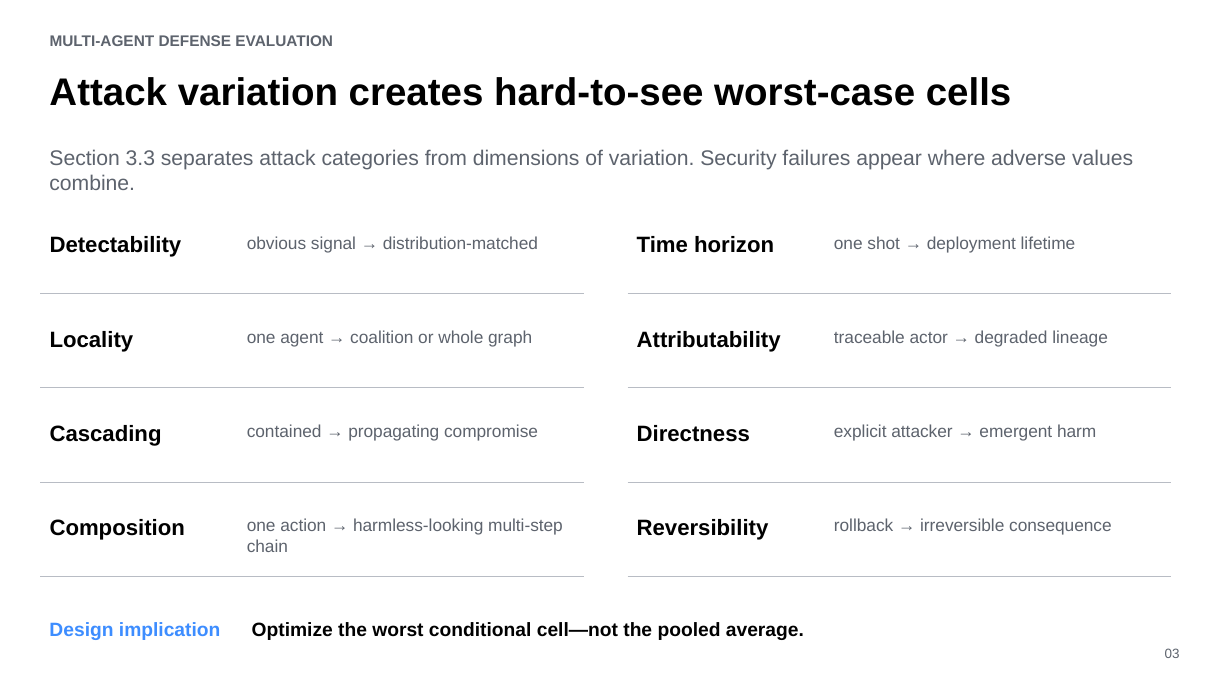
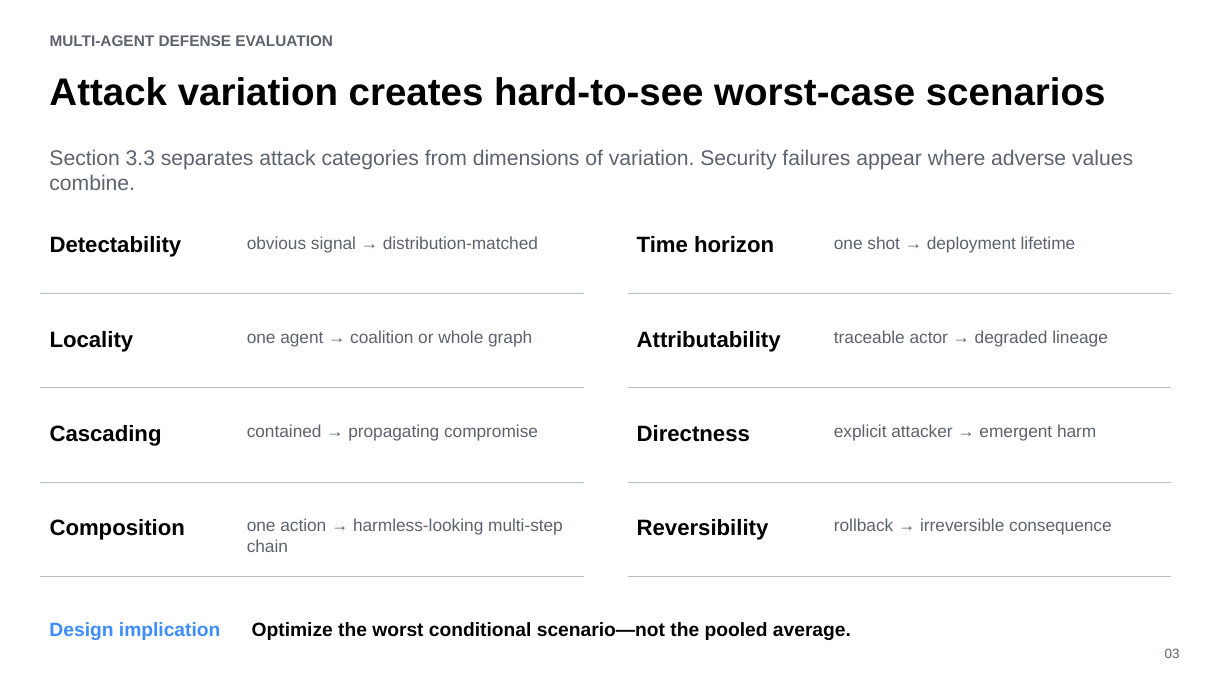
Before and after one commit to ybordag/agent-defense-evals, a slide deck: slide 3 of deliverables/beyond-average-case-safety.pptx. Drawn at 1232x693 pixels with LibreOffice and Linux fonts; fonts in the diff are those of the drawing. Boxes give left, top, right and bottom in pixels: in the first picture for what was removed or moved away, otherwise in the second. Text is boxed around its words. In the diff, an @@ line names an element or a change of style, - is before the commit and + after.

Commit message:
Clarify defense notation and attack scenarios

```diff
--- a/deliverables/beyond-average-case-safety.pptx
+++ b/deliverables/beyond-average-case-safety.pptx
@@ text at (49,77,1106,106): text changed @@
-Attack variation creates hard-to-see worst-case cells
+Attack variation creates hard-to-see worst-case scenarios
@@ text at (252,622,851,640): text changed @@
-Optimize the worst conditional cell—not the pooled average.
+Optimize the worst conditional scenario—not the pooled average.
```
Also in this commit, not shown: 7 other slides changed, 1 slide added, 16 other files.
